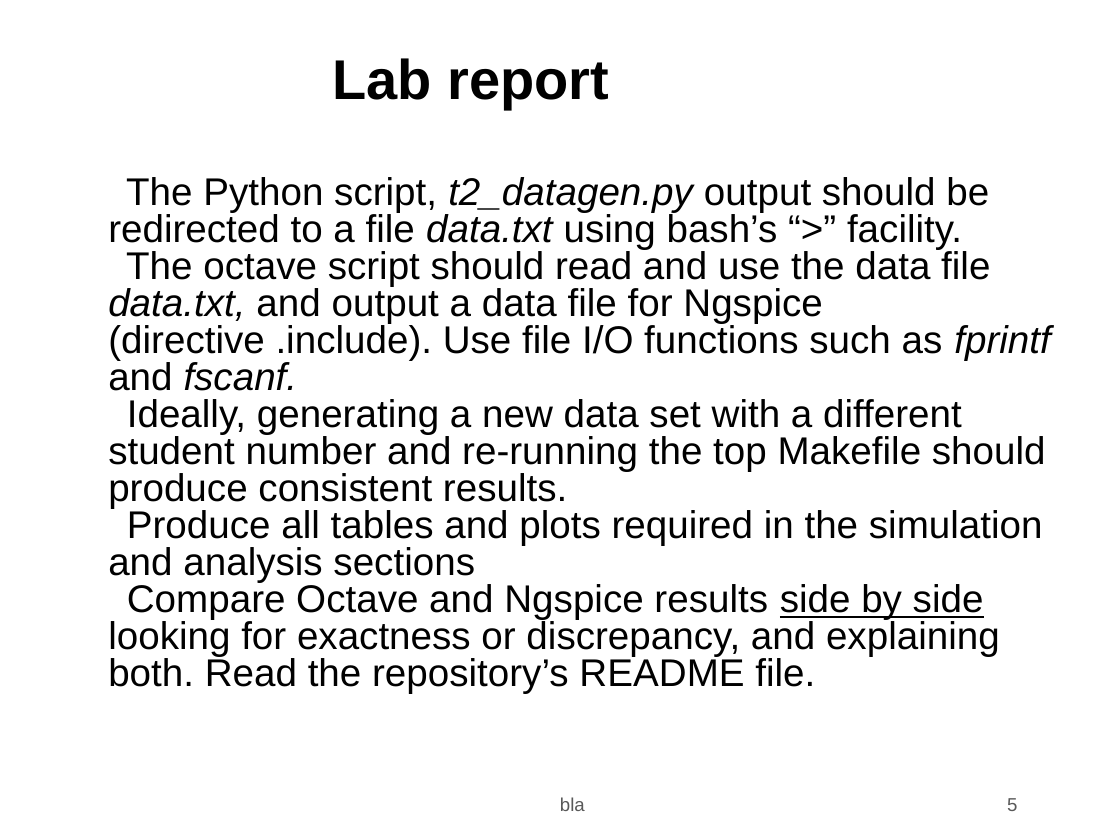
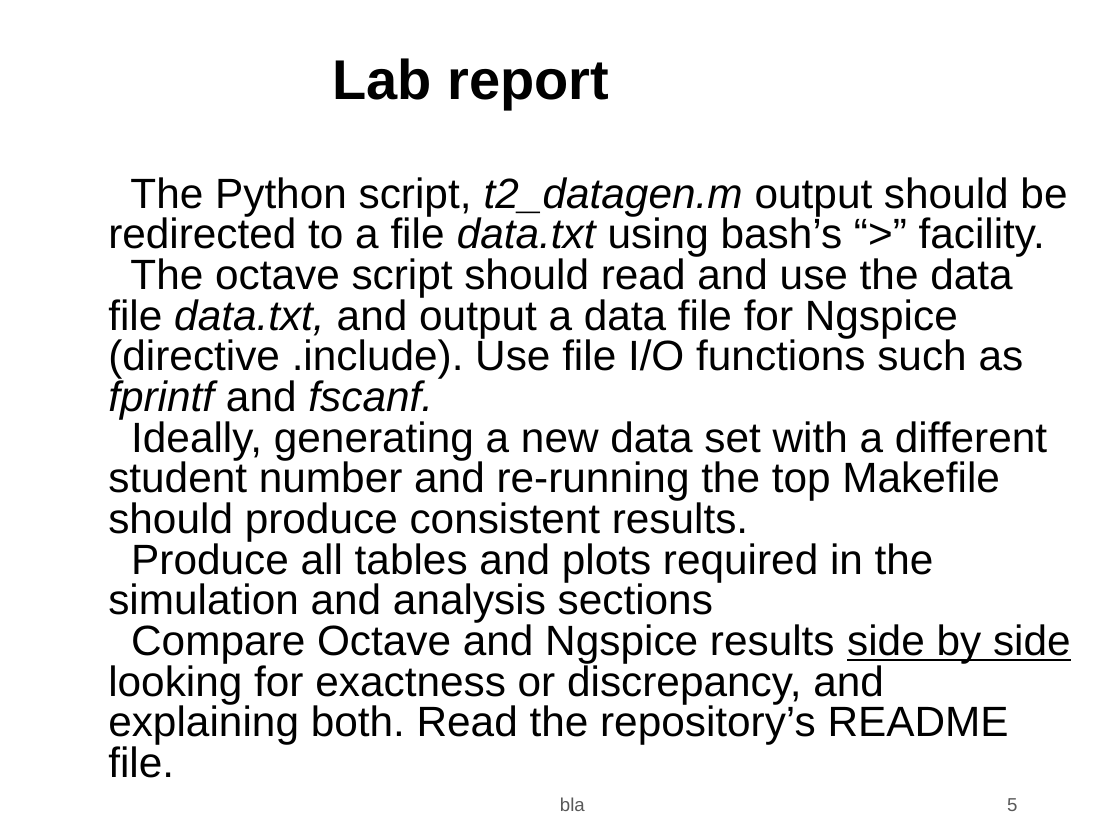
Before and after one commit to JoseMedeiro/ist-tcfe, a slide deck: slide 5 of t2/Enunciado/t2.odp. Drawn at 1120x840 pixels with LibreOffice and Linux fonts; fonts in the diff are those of the drawing; background and template pictures are left out. Boxes give left, top, right and bottom in pixels: in the first picture for what was removed or moved away, otherwise in the second. Text is boxed around its words. In the diff, an @@ line names an element or a change of style, - is before the commit and + after.

```diff
--- a/t2/Enunciado/t2.odp
+++ b/t2/Enunciado/t2.odp
@@ text at [108, 177, 1067, 257]: text changed; size 24.8 to 27.2 pt @@
-1) The Python script, t2_datagen.py output should be redirected to a file data.txt using bash’s “>” facility.
+1) The Python script, t2_datagen.m output should be redirected to a file data.txt using bash’s “>” facility.
@@ text at [108, 255, 1071, 778]: size 24.8 to 27.2 pt in "The octave script should read and use ...", "Ideally, generating a new data set with ...", "Produce all tables and plots required in ...", "Compare Octave and Ngspice results side by ..." @@
```
Also in this commit, not shown: 2 other slides changed, 11 other files.
